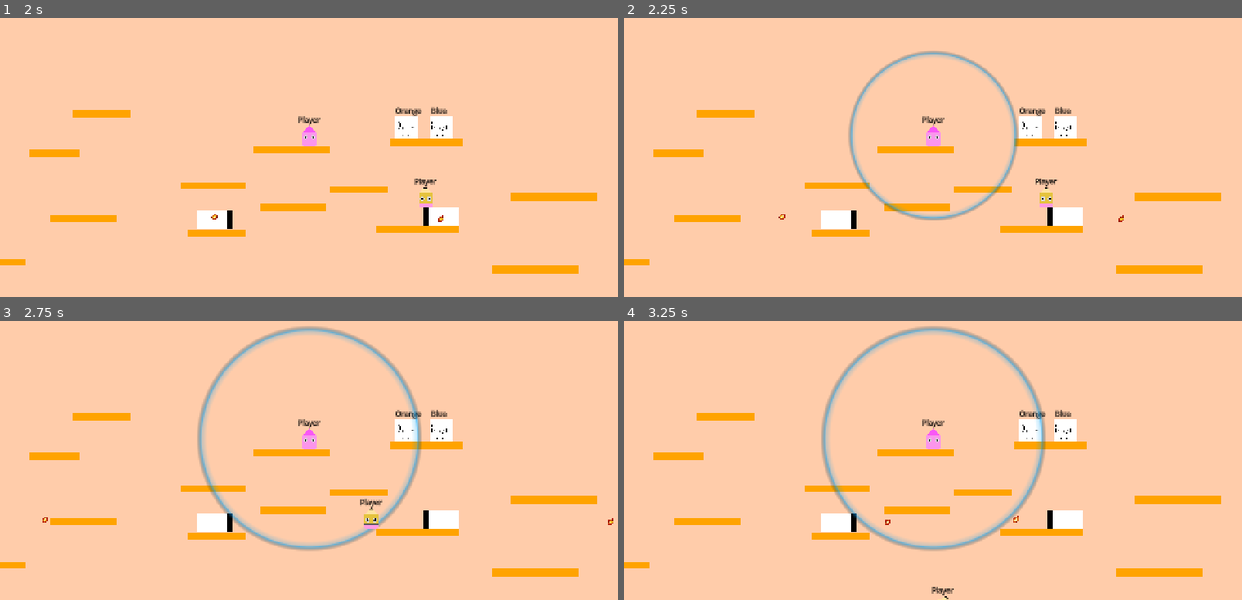
Above: before the commit, frames 1-4 (two rows, left to right).
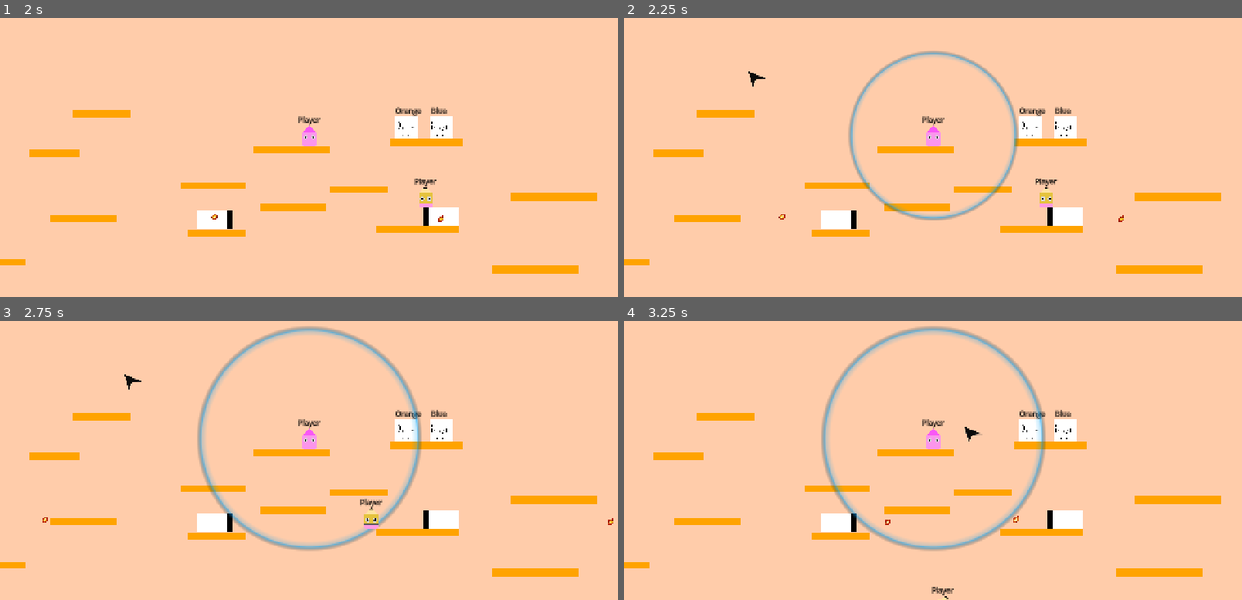
Above: after the commit, the same moments.

Repository: SiwenJadenLong/Co-Sketch
Game: Godot game, scene res://scenes/levels/lvl2.tscn
The game is run twice, just before and just after one commit, with the same random seed, the same clock (stepped at 60 frames per second) and the same inputs. This scene is started directly instead of the project's main scene.
Inputs (mouse positions are in pixels of both pictures, inside the frame that each line leads up to):
- Up to frame 1 (2 s): tap Enter at 0.5 s; move the mouse to (278, 193) at 0.52 s; press the mouse at (278, 193) at 0.53 s; hold D (p1_right) from 0.53 s (still down); tap W (p1_up) at 0.77, 1.52 s; move the mouse to (494, 174) at 1.27 s; release the mouse at (494, 174) at 1.28 s; tap E (p1_edit_toggle) at 1.35 s
- Up to frame 2 (2.25 s): move the mouse to (747, 71) at 2.02 s; release D (p1_right) at 2.03 s; hold A (p1_left) from 2.03 s (still down); tap Shift (p2_edit_toggle) at 2.1 s
- Up to frame 3 (2.75 s): keep holding A (p1_left)
- Up to frame 4 (3.25 s): keep holding A (p1_left); move the mouse to (963, 427) at 2.77 s; tap Left (p2_left) at 2.85 s; tap W (p1_up) at 3.02 s

Frame 1 is identical in both runs. In frame 2, less than 0.1% of the frame differs, in the area x 20-23%, y 19-25%; in frame 3, less than 0.1%; in frame 4, less than 0.1%, in the area x 55-58%, y 37-44%.
Error in both runs: Invalid call. Nonexistent function 'get_node' in base 'Nil'. (res://scenes/objects/pupils.gd:12)

Commit message:
Change linemaker to use linemake instead of linetemplate

Diff:
--- a/Scripts/player.gd
+++ b/Scripts/player.gd
@@ -21,8 +21,8 @@
 @onready var playerSprite: Node2D = $playerSprite;
 @onready var physicsHitbox: CollisionShape2D = $physicsHitbox;
 
-var lineMakerPath: String = "res://scenes/Gameplay/linemaker/lineTemplate.tscn";
-var lineMaker: RigidBody2D;
+var lineMakerPath: String = "res://scenes/Gameplay/linemaker/linemaker.tscn";
+var lineMaker: Node2D;
 
 #Player movement variables
 @export_enum("Orange","Blue") var playerColor : String;
@@ -53,7 +53,7 @@
 var editButton : String;
 
 func loadLineMaker():
-	var lineMakerObject: RigidBody2D = load(lineMakerPath).instantiate();
+	var lineMakerObject: Node2D = load(lineMakerPath).instantiate();
 	lineMakerObject.name = "lineMaker";
 	get_parent().get_parent().add_child(lineMakerObject);
 
